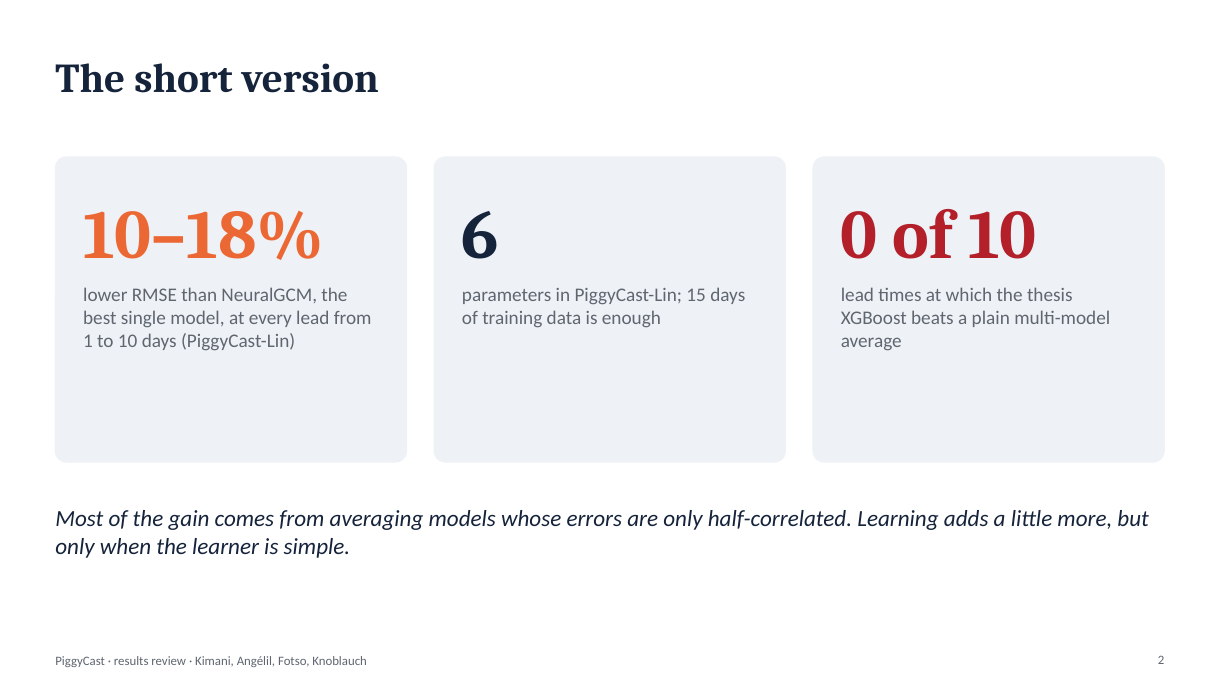
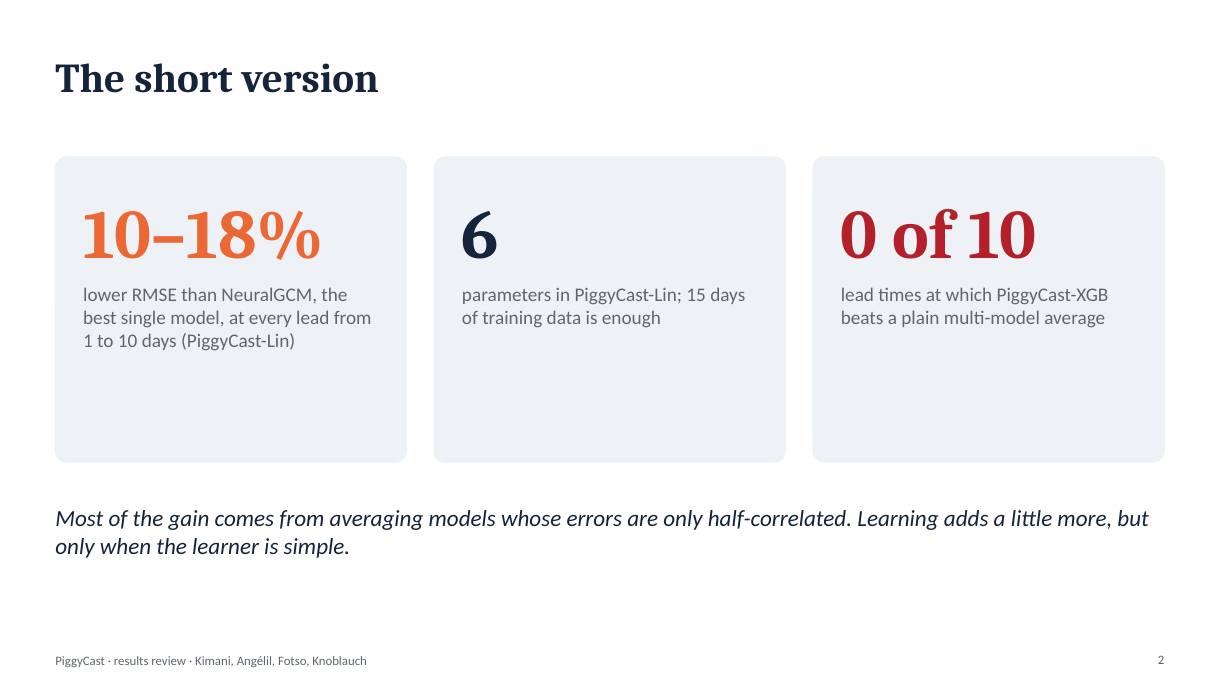
Before and after one commit to josiahkim29/AIMS_Masters_Thesis, a slide deck: slide 2 of PiggyCast_Arxiv_Paper/presentation/PiggyCast_results_review.pptx. Drawn at 1232x693 pixels with LibreOffice and Linux fonts; fonts in the diff are those of the drawing. Boxes give left, top, right and bottom in pixels: in the first picture for what was removed or moved away, otherwise in the second. Text is boxed around its words. In the diff, an @@ line names an element or a change of style, - is before the commit and + after.

```diff
--- a/PiggyCast_Arxiv_Paper/presentation/PiggyCast_results_review.pptx
+++ b/PiggyCast_Arxiv_Paper/presentation/PiggyCast_results_review.pptx
@@ text at bbox=[841, 287, 1109, 328]: text changed @@
-lead times at which the thesis XGBoost beats a plain multi-model average
+lead times at which PiggyCast-XGB beats a plain multi-model average
```
Also in this commit, not shown: 9 other slides changed, 6 other files.
